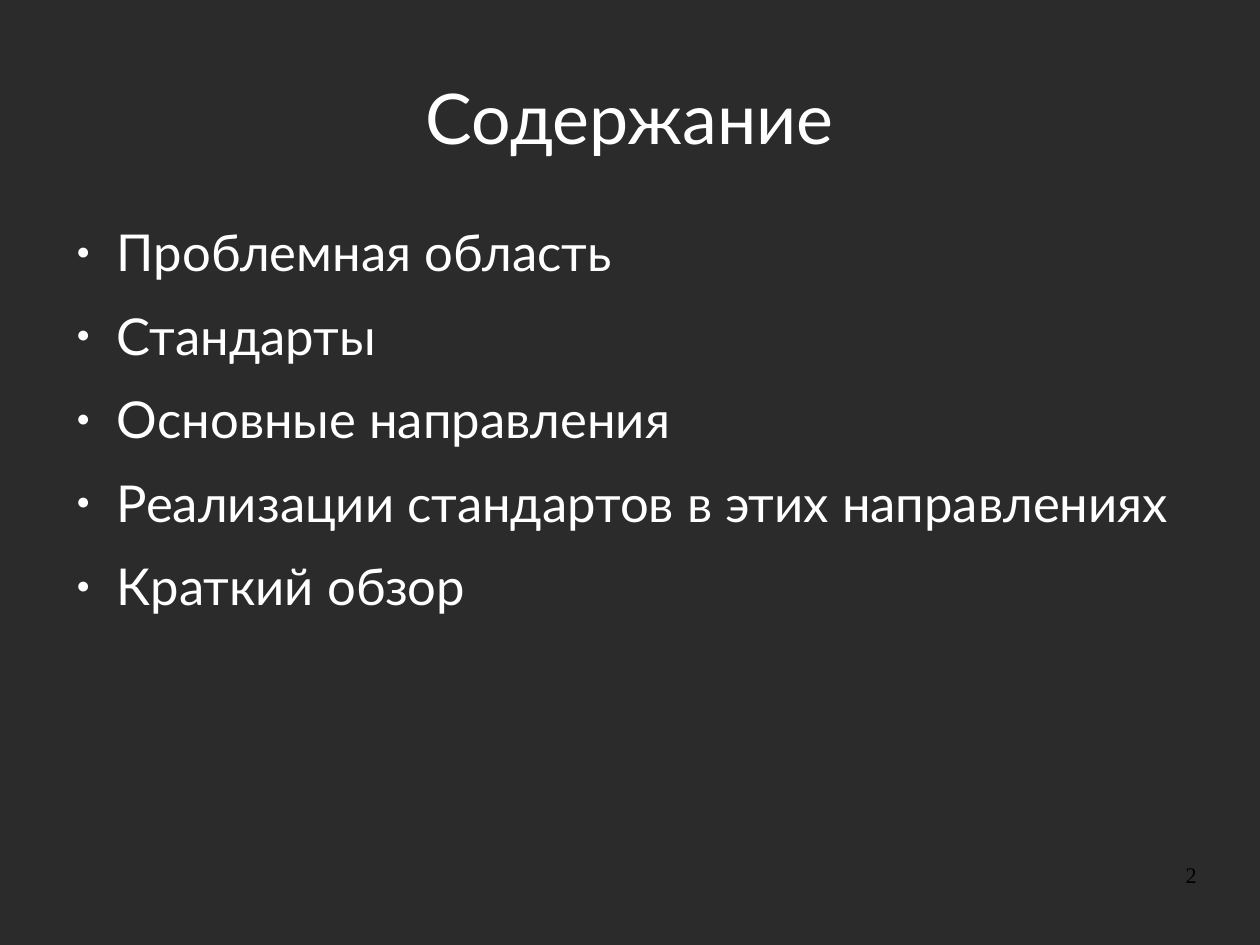
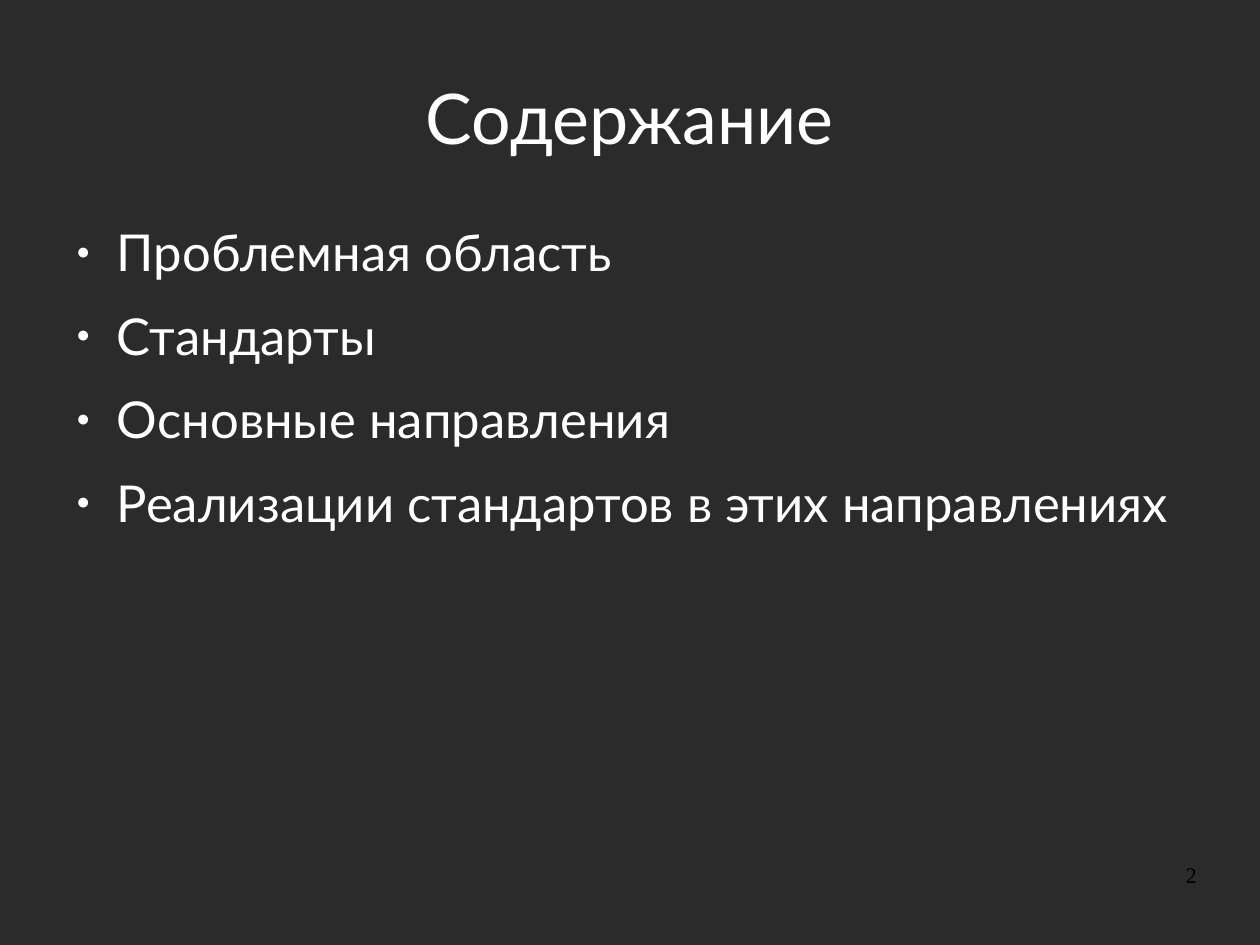
Before and after one commit to aeremenok/a-team-777, a slide deck: slide 2 of 10/smm/doc/eav_wireless.odp. Drawn at 1260x945 pixels with LibreOffice and Linux fonts; fonts in the diff are those of the drawing; background and template pictures are left out; a plain dark background stands for a picture behind light text. Boxes give left, top, right and bottom in pixels: in the first picture for what was removed or moved away, otherwise in the second. Text is boxed around its words. In the diff, an @@ line names an element or a change of style, - is before the commit and + after.

```diff
--- a/10/smm/doc/eav_wireless.odp
+++ b/10/smm/doc/eav_wireless.odp
@@ text at bbox=[117, 568, 465, 614]: paragraph removed @@
-● Краткий обзор
```
Also in this commit, not shown: 7 other slides changed, 1 slide removed.
